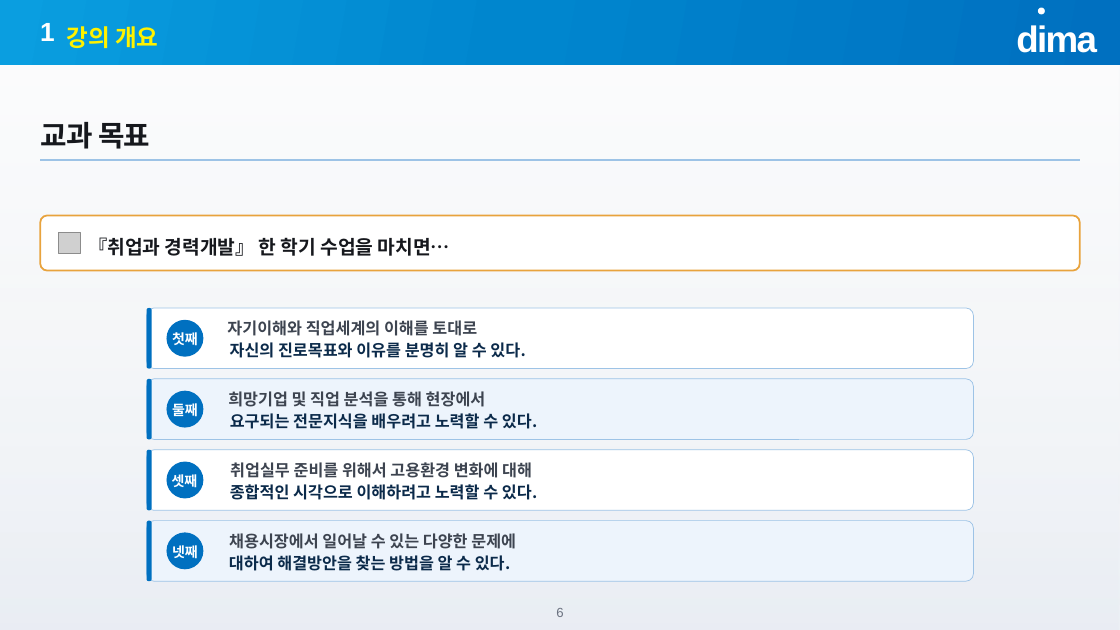
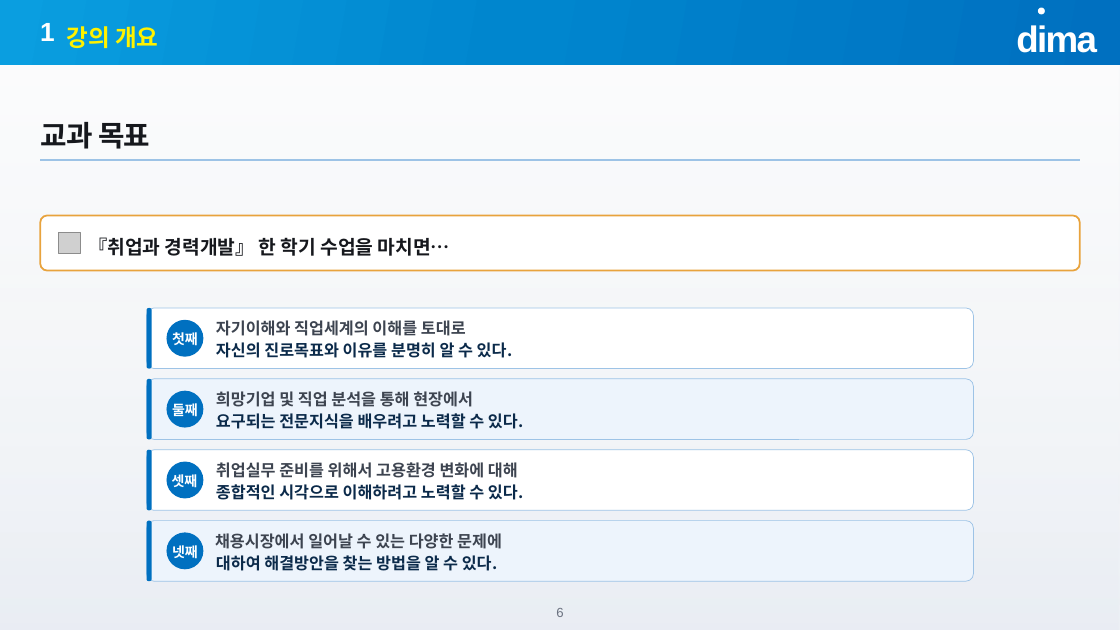
Before and after one commit to jungaistar/lms, a slide deck: slide 6 of materials/dist/1주차_오리엔테이션.pptx. Drawn at 1120x630 pixels with LibreOffice and Linux fonts; fonts in the diff are those of the drawing; grey boxes stand for pictures. Boxes give left, top, right and bottom in pixels: in the first picture for what was removed or moved away, otherwise in the second. Text is boxed around its words. In the diff, an @@ line names an element or a change of style, - is before the commit and + after.

```diff
--- a/materials/dist/1주차_오리엔테이션.pptx
+++ b/materials/dist/1주차_오리엔테이션.pptx
@@ text "자기이해와 직업세계의 이해를 토대로": place and size @@
-text "자기이해와 직업세계의 이해를 토대로" at (227,320,477,336)
+text "자기이해와 직업세계의 이해를 토대로" at (216,320,466,336)
@@ text "자신의 진로목표와 이유를 분명히 알 ...": place and size @@
-text "자신의 진로목표와 이유를 분명히 알 ..." at (230,342,526,358)
+text "자신의 진로목표와 이유를 분명히 알 ..." at (216,342,513,358)
@@ text "희망기업 및 직업 분석을 통해 ...": place and size @@
-text "희망기업 및 직업 분석을 통해 ..." at (228,391,486,407)
+text "희망기업 및 직업 분석을 통해 ..." at (216,391,473,407)
@@ text "요구되는 전문지식을 배우려고 노력할 수 ...": place and size @@
-text "요구되는 전문지식을 배우려고 노력할 수 ..." at (230,413,538,429)
+text "요구되는 전문지식을 배우려고 노력할 수 ..." at (216,413,524,429)
@@ text "취업실무 준비를 위해서 고용환경 변화에 ...": place and size @@
-text "취업실무 준비를 위해서 고용환경 변화에 ..." at (230,462,532,478)
+text "취업실무 준비를 위해서 고용환경 변화에 ..." at (216,462,518,478)
@@ text "종합적인 시각으로 이해하려고 노력할 수 ...": place and size @@
-text "종합적인 시각으로 이해하려고 노력할 수 ..." at (230,484,538,500)
+text "종합적인 시각으로 이해하려고 노력할 수 ..." at (216,484,524,500)
@@ alignment centre to left in 8 elements at (216,391,473,407), (216,320,466,336), (216,555,498,571), (216,342,513,358), (216,462,518,478), (216,413,524,429), (216,484,524,500), (215,533,502,549) @@
@@ text "채용시장에서 일어날 수 있는 다양한 ...": place and size @@
-text "채용시장에서 일어날 수 있는 다양한 ..." at (229,533,516,549)
+text "채용시장에서 일어날 수 있는 다양한 ..." at (215,533,502,549)
@@ text "대하여 해결방안을 찾는 방법을 알 ...": place and size @@
-text "대하여 해결방안을 찾는 방법을 알 ..." at (229,555,511,571)
+text "대하여 해결방안을 찾는 방법을 알 ..." at (216,555,498,571)
```
Also in this commit, not shown: 18 other slides changed, 32 other files.
